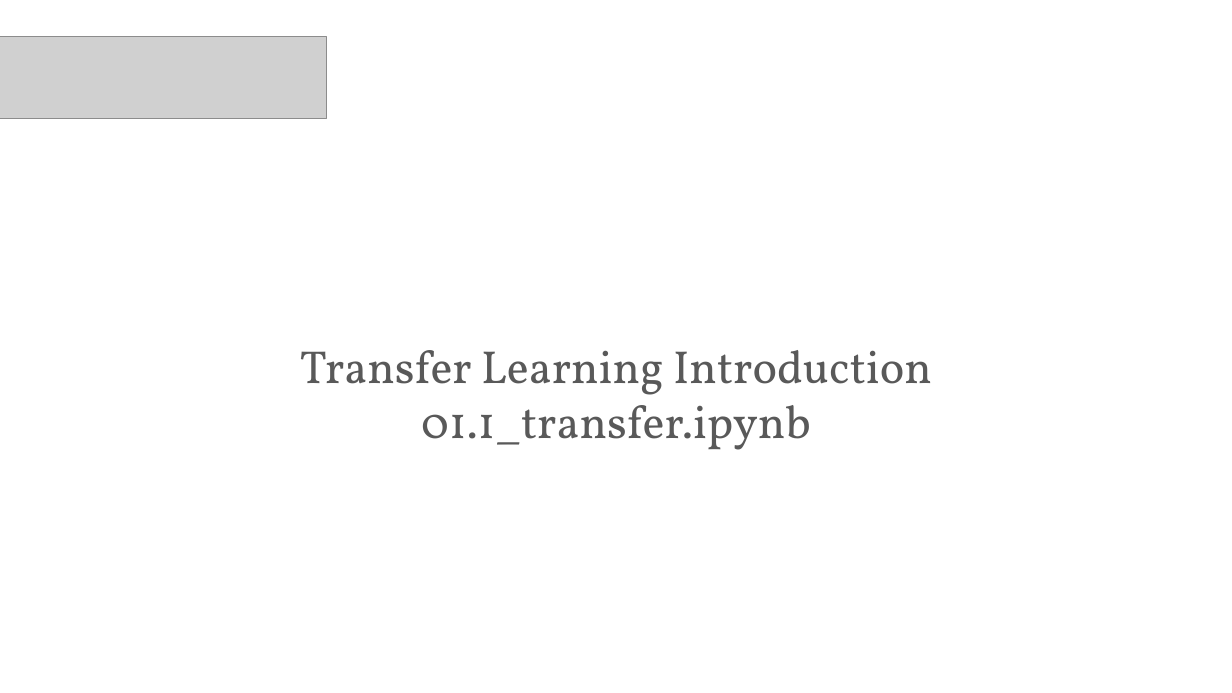
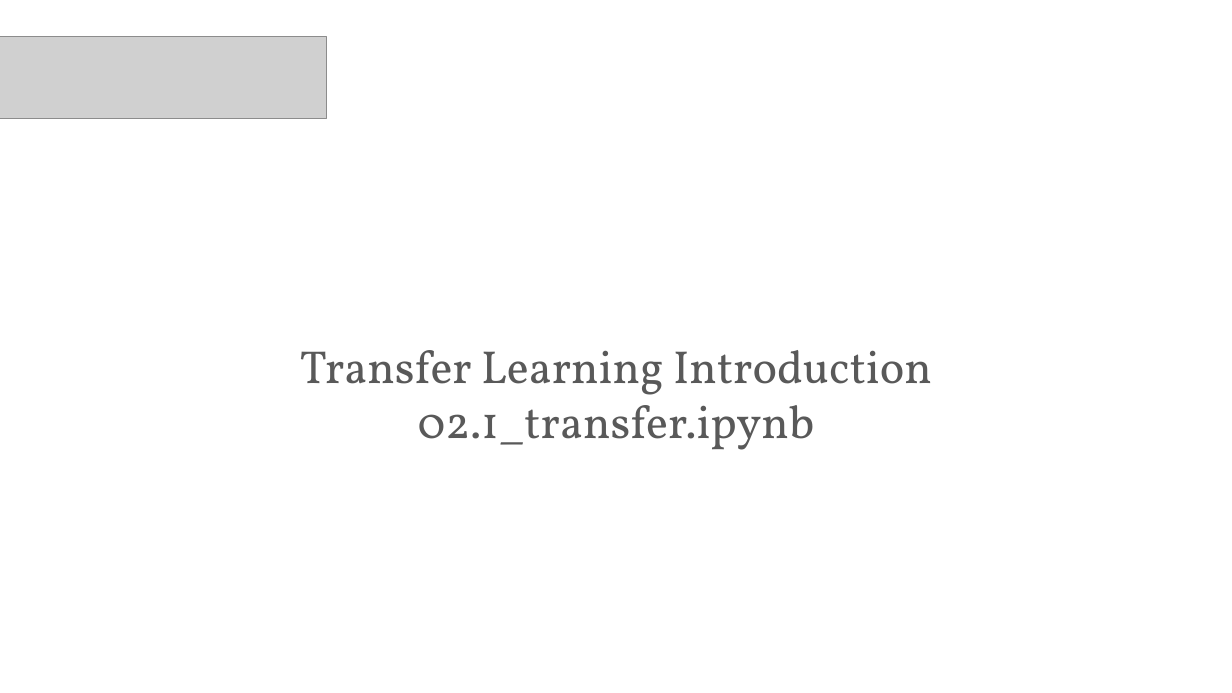
Before and after one commit to PracticumAI/transfer, a slide deck: slide 9 of presentations/02_transfer_learn.pptx. Drawn at 1232x693 pixels with LibreOffice and Linux fonts; fonts in the diff are those of the drawing; grey boxes stand for pictures. Boxes give left, top, right and bottom in pixels: in the first picture for what was removed or moved away, otherwise in the second. Text is boxed around its words. In the diff, an @@ line names an element or a change of style, - is before the commit and + after.

Commit message:
Presentation updates + added HF transfer video to 02.1_transfer notebook.

```diff
--- a/presentations/02_transfer_learn.pptx
+++ b/presentations/02_transfer_learn.pptx
@@ text at <box>418,394,815,450</box>: text changed @@
-01.1_transfer.ipynb
+02.1_transfer.ipynb
```
Also in this commit, not shown: 2 other slides changed, 1 slide added, 2 slides removed, 2 other files.
